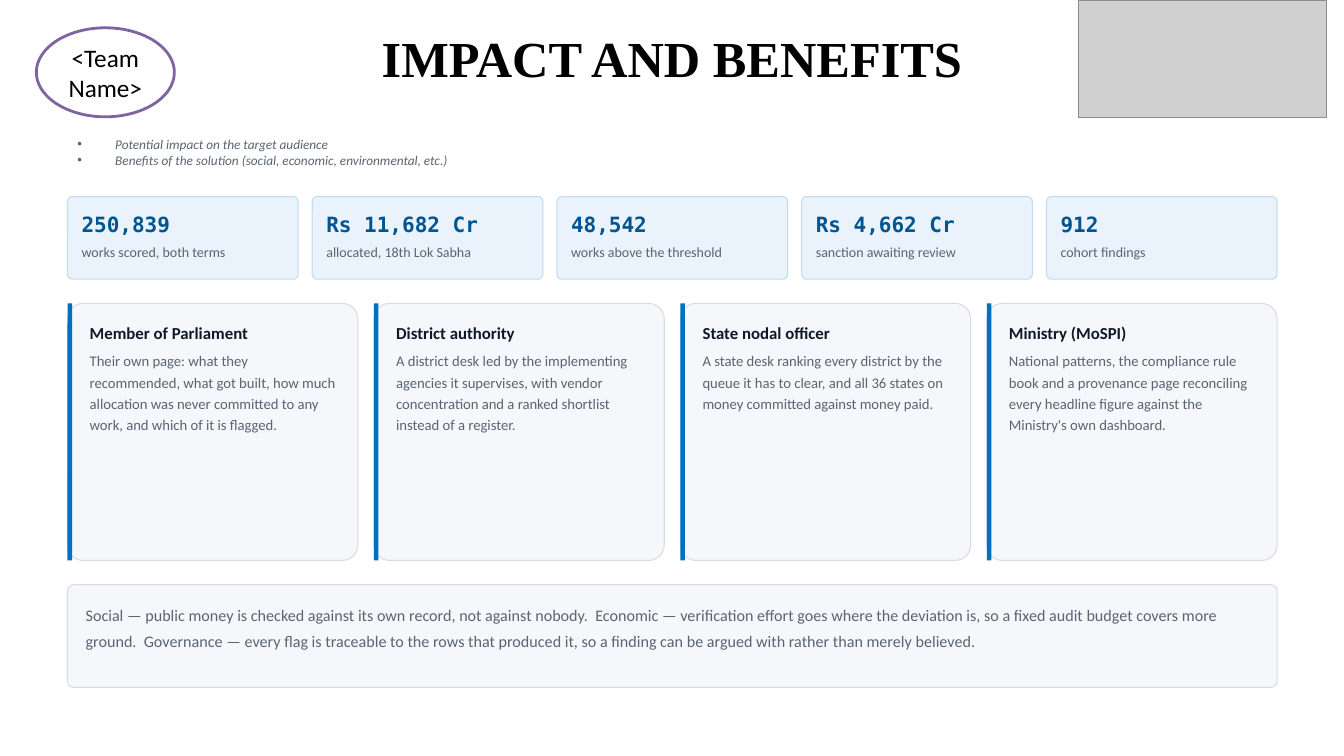
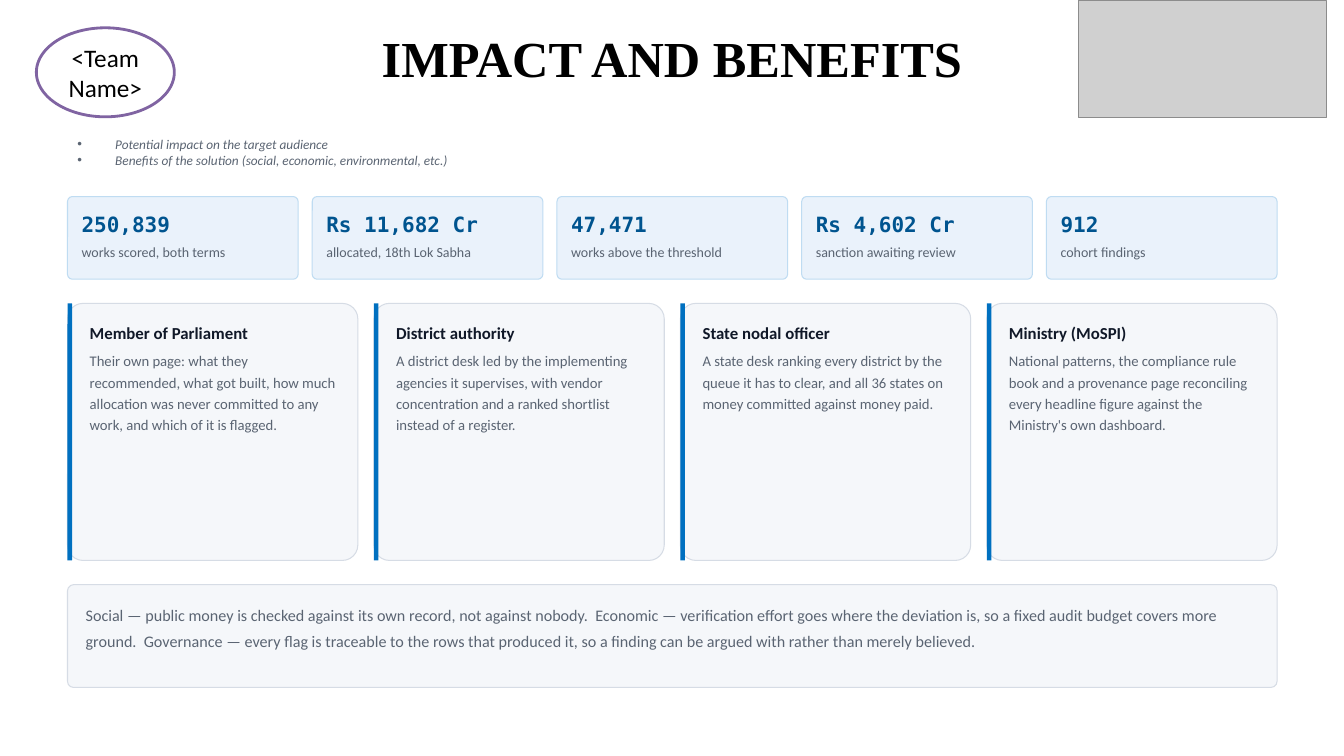
Before and after one commit to fbivinay/SIH-HACKATHON, a slide deck: slide 5 of docs/deck/SIH26102-MPLADS-SIH-Idea.pptx. Drawn at 1344x756 pixels with LibreOffice and Linux fonts; fonts in the diff are those of the drawing; grey boxes stand for pictures. Boxes give left, top, right and bottom in pixels: in the first picture for what was removed or moved away, otherwise in the second. Text is boxed around its words. In the diff, an @@ line names an element or a change of style, - is before the commit and + after.

```diff
--- a/docs/deck/SIH26102-MPLADS-SIH-Idea.pptx
+++ b/docs/deck/SIH26102-MPLADS-SIH-Idea.pptx
@@ text at [571, 216, 647, 235]: text changed @@
-48,542
+47,471
@@ text at [816, 216, 954, 235]: text changed @@
-Rs 4,662 Cr
+Rs 4,602 Cr
```
Also in this commit, not shown: 1 other slide changed, 1 other file.
